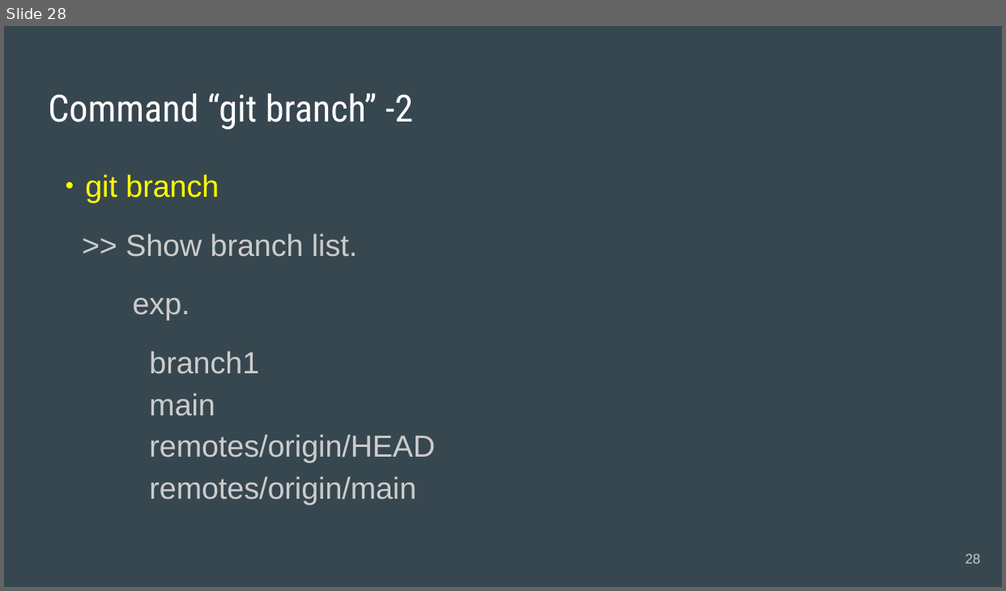
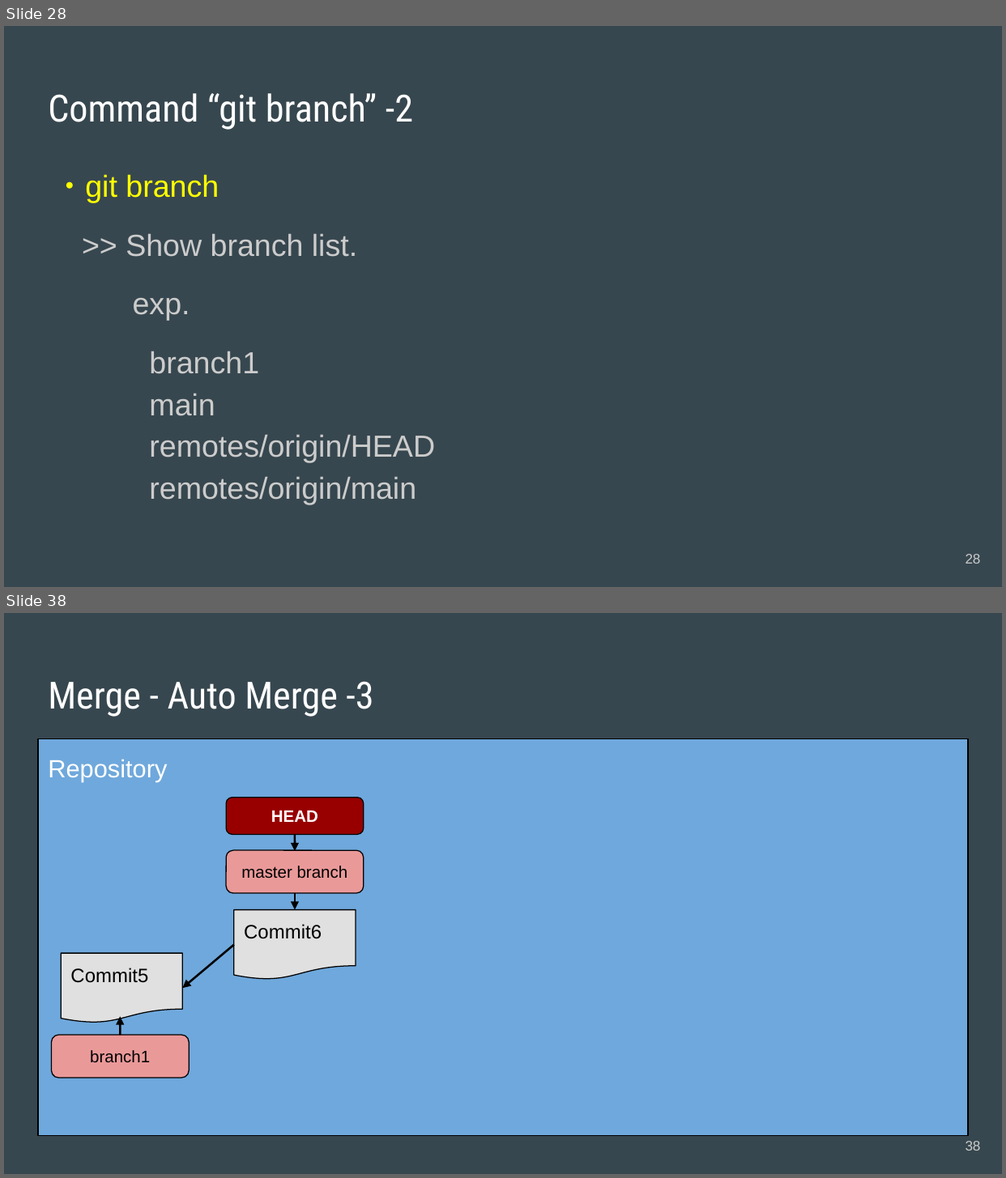
Before and after one commit to acchi17/StudyGit, a slide deck: GitStudySession.pptx. Shown one above the other, each under a label of ours: slide 28 before the commit, slides 28 and 38 after it; the slides between them are not shown. The pictures are 1006x591 and 1006x1178 pixels, drawn with LibreOffice and Linux fonts; fonts in the diff are those of the drawing. Boxes give left, top, right and bottom in pixels: in the first picture for what was removed or moved away, otherwise in the second. Text is boxed around its words. In the diff, an @@ line names an element or a change of style, - is before the commit and + after.

Commit message:
Change@branch6

```diff
--- a/GitStudySession.pptx
+++ b/GitStudySession.pptx
@@ slide 38 added at (x1=4, y1=613, x2=1002, y2=1174), background #37474F @@
@@ title added at (x1=48, y1=681, x2=373, y2=717), 27 pt, text #FFFFFF @@
+Merge - Auto Merge -3
@@ text added at (x1=38, y1=739, x2=968, y2=1136), fill #6FA8DC, outline #000000 0.75 pt, 18 pt, text #FFFFFF @@
+Repository
@@ rounded rectangle added at (x1=227, y1=798, x2=364, y2=835), fill #980000, outline #000000 0.75 pt, 12 pt, text #FFFFFF, bold @@
+HEAD
@@ rounded rectangle added at (x1=227, y1=850, x2=364, y2=893), fill #EA9999, outline #000000 0.75 pt, 12 pt, text #000000 @@
+master branch
@@ arrow added from (295, 835) to (295, 851), #000000 1.5 pt @@
@@ arrow added from (295, 893) to (295, 910), #000000 1.5 pt @@
@@ flow chart document added at (x1=233, y1=910, x2=356, y2=980), fill #E0E0E0, outline #000000 0.75 pt, 14 pt, text #000000 @@
+Commit6
@@ arrow added from (233, 945) to (183, 988), #000000 1.5 pt @@
@@ flow chart document added at (x1=61, y1=953, x2=183, y2=1023), fill #E0E0E0, outline #000000 0.75 pt, 14 pt, text #000000 @@
+Commit5
@@ arrow added from (120, 1035) to (120, 1017), #000000 1.5 pt @@
@@ rounded rectangle added at (x1=52, y1=1035, x2=189, y2=1078), fill #EA9999, outline #000000 0.75 pt, 12 pt, text #000000 @@
+branch1
@@ page number added at (x1=965, y1=1141, x2=981, y2=1151), 10 pt, text #CACACA @@
+38
```
Also in this commit, not shown: 7 slides changed, 34 other slides added, 2 slides removed.
